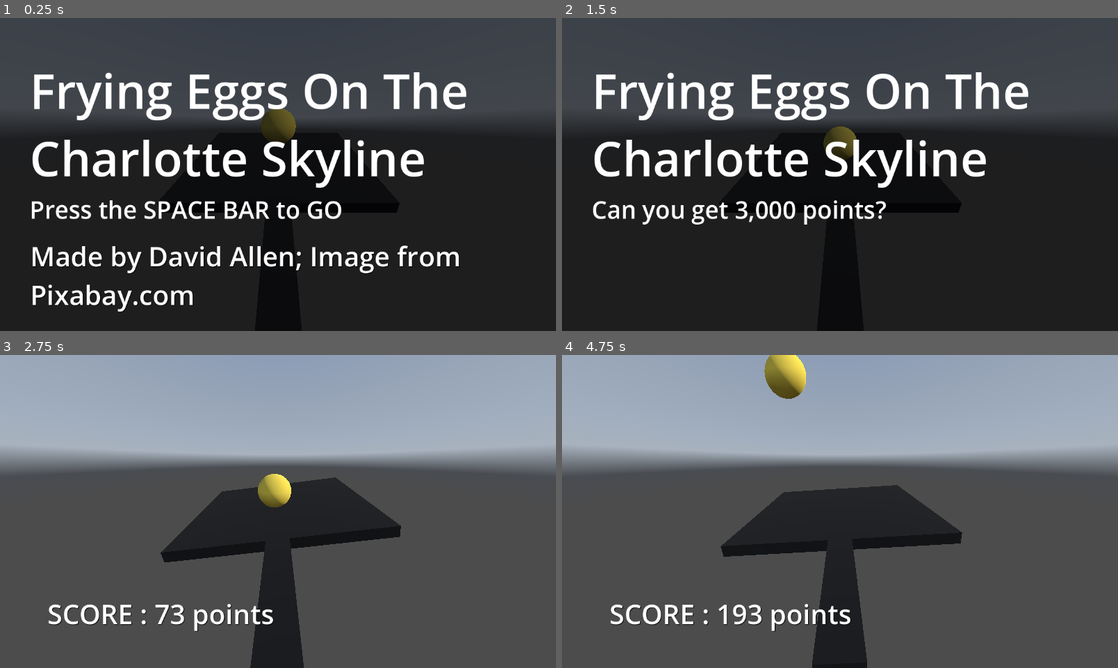
Above: before the commit, frames 1-4 (two rows, left to right).
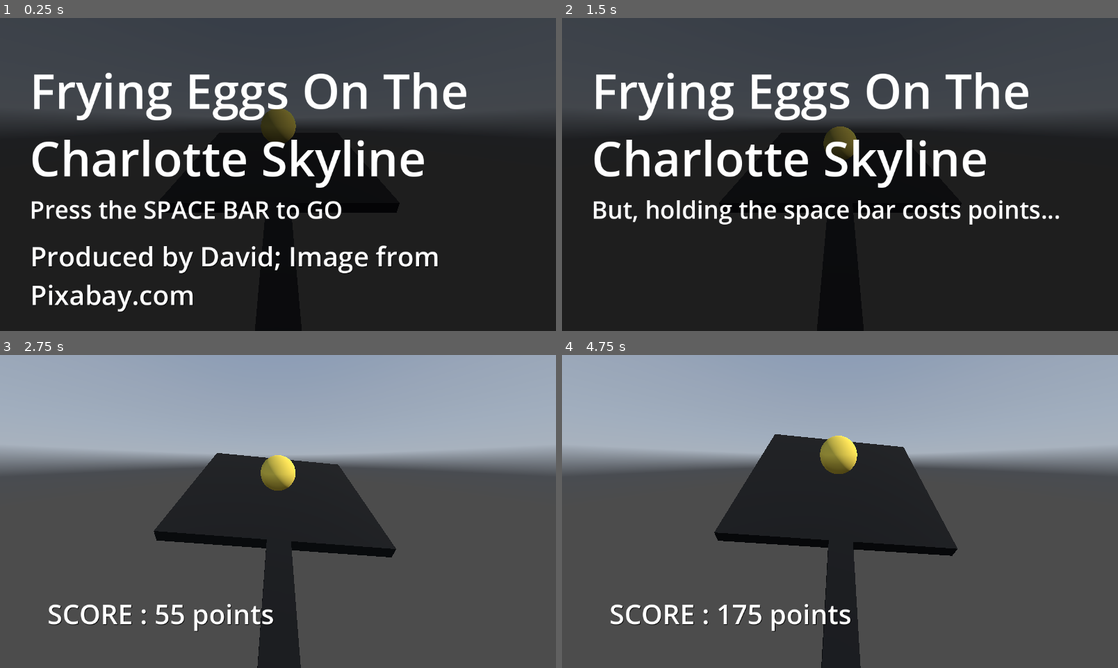
Above: after the commit, the same moments.

Repository: dallen72/Frying-Eggs-On-the-Charlotte-Skyline
Game: Godot game, scene res://node_3d.tscn
Same seed, same stepped clock (60 frames per second), same inputs: the game is played once before the commit and once after it. A sky picture missing from this copy of the repository is replaced by a grey-blue gradient.
Inputs:
- Up to frame 1 (0.25 s): no input
- Up to frame 2 (1.5 s): tap Space at 0.5 s; tap Enter (ui_accept) at 0.6, 0.77, 1.07, 1.35 s
- Up to frame 3 (2.75 s): tap Enter (ui_accept) at 1.52, 1.82, 2.1 s
- Up to frame 4 (4.75 s): tap Enter (ui_accept) at 2.85, 3.02, 3.32, 3.6, 3.77, 4.07, 4.35, 4.52 s

The runs differ from the first frame. In frame 1, 2.8% of the frame differs, in the area x 6-83%, y 72-92%; in frame 2, 2.3%; in frame 3, 5.6%; in frame 4, 8.5%, in the area x 27-72%, y 0-100%.

Commit message:
holding space bar costs point; and updated the credits

Diff:
--- a/menu.gd
+++ b/menu.gd
@@ -23,8 +23,10 @@
 	elif (instruction_count == 4 ):
 		$Control/MarginContainer/VBoxContainer/mainInstruction.text = "Hold and release the SPACE BAR to move the pan under the Egg"
 	elif (instruction_count == 5 ):
+		$Control/MarginContainer/VBoxContainer/mainInstruction.text = "But, holding the space bar costs points..."
+	elif (instruction_count == 6 ):
 		$Control/MarginContainer/VBoxContainer/mainInstruction.text = "Can you get 3,000 points?"
-	elif (instruction_count == 6 ):
+	elif (instruction_count == 7 ):
 		$Control/MarginContainer/VBoxContainer/mainInstruction.hide()
 	print("debug, instruction_count: " + str(instruction_count     ))
 	return instruction_count
--- a/menu.tscn
+++ b/menu.tscn
@@ -80,6 +80,6 @@
 theme_override_colors/font_color = Color(1, 1, 1, 1)
 theme_override_colors/font_shadow_color = Color(0, 0, 0, 1)
 theme_override_colors/font_outline_color = Color(0, 0, 0, 1)
-text = "Made by David Allen; Image from Pixabay.com"
+text = "Produced by David; Image from Pixabay.com"
 autowrap_mode = 2
 metadata/_edit_use_anchors_ = true
--- a/node_3d.gd
+++ b/node_3d.gd
@@ -16,6 +16,7 @@
 var score
 var hiScore
 var instruction_count
+
 
 # Called when the node enters the scene tree for the first time.
 func _ready() -> void:
@@ -51,7 +52,7 @@
 
 func processMenuInput():
 	if (Input.is_action_just_pressed("ui_accept")):
-		if (instruction_count < 5):
+		if (instruction_count < 6):
 			instruction_count = $menu.updateInstructionsOnScreen(instruction_count)
 		else:
 			start_game()
@@ -165,6 +166,8 @@
 	_pan_is_being_moved_under_ball = false
 	$rig.velocity = Vector3()
 
+	score -= 100
+
 	if ($rig/pan.rotation.x > 0.2 or $rig/pan.rotation.z > MAX_PAN_ANGLE_BEFORE_RESET):
 		resetPan()
 
Binary file added: screenshots/Screenshot (3).png
Not shown, added: screenshots/Screenshot (3).png.import
Binary file added: screenshots/Screenshot (4).png
Not shown, added: screenshots/Screenshot (4).png.import
Binary file added: screenshots/Screenshot (5).png
Not shown, added: screenshots/Screenshot (5).png.import
Binary file added: screenshots/Screenshot (6).png
Not shown, added: screenshots/Screenshot (6).png.import
Binary file added: screenshots/gameplay.png
Not shown, added: screenshots/gameplay.png.import
